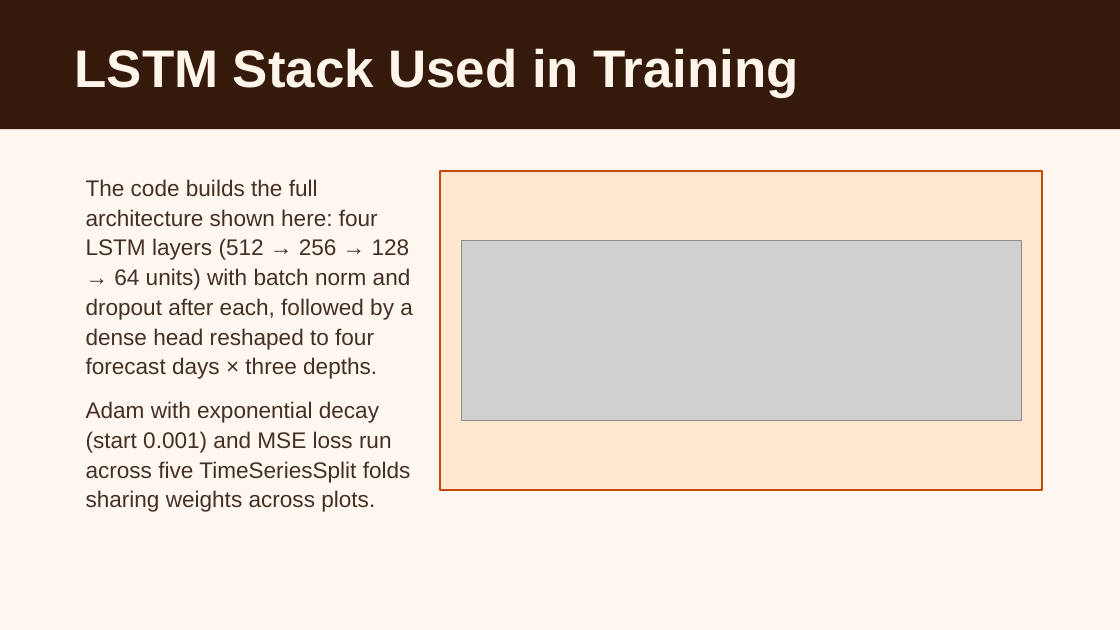
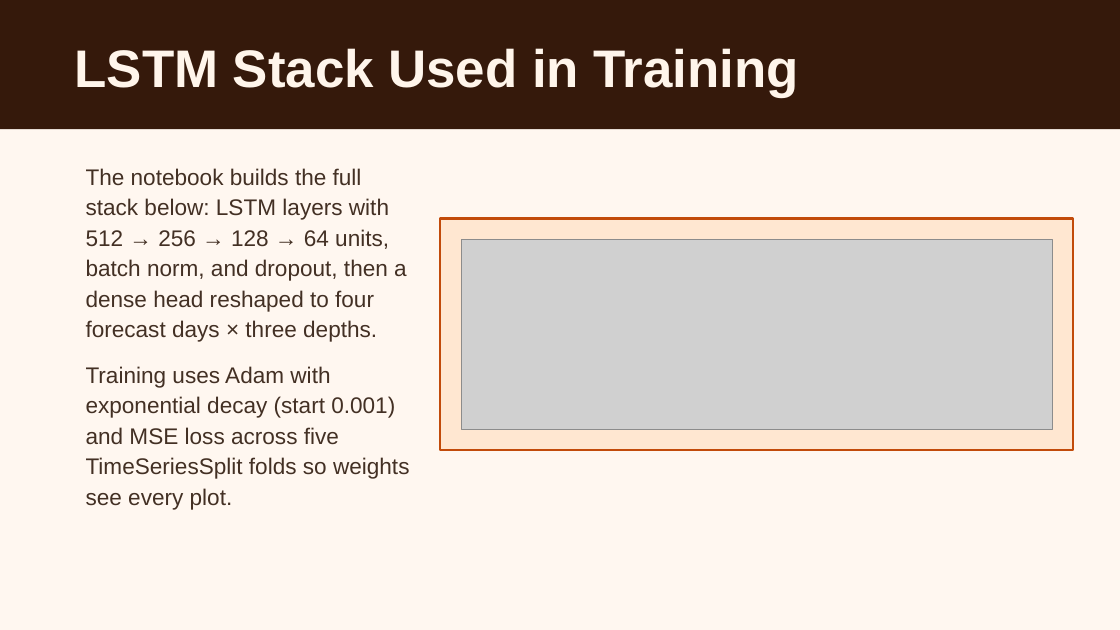
Before and after one commit to Bryan-Nsoh/slide-maker, a slide deck: slide 22 of workspace/presentations/eda-lstm-vwc-prediction.pptx. Drawn at 1120x630 pixels with LibreOffice and Linux fonts; fonts in the diff are those of the drawing; grey boxes stand for pictures. Boxes give left, top, right and bottom in pixels: in the first picture for what was removed or moved away, otherwise in the second. Text is boxed around its words. In the diff, an @@ line names an element or a change of style, - is before the commit and + after.

Commit message:
Replace tables with visuals and enlarge architecture diagram

```diff
--- a/workspace/presentations/eda-lstm-vwc-prediction.pptx
+++ b/workspace/presentations/eda-lstm-vwc-prediction.pptx
@@ text at (86, 168, 407, 342): text changed @@
-The code builds the full architecture shown here: four LSTM layers (512 → 256 → 128 → 64 units) with batch norm and dropout after each, followed by a dense head reshaped to four forecast days × three depths.
+The notebook builds the full stack below: LSTM layers with 512 → 256 → 128 → 64 units, batch norm, and dropout, then a dense head reshaped to four forecast days × three depths.
@@ rectangle: place and size @@
-rectangle at (440, 171, 1043, 491)
+rectangle at (440, 218, 1073, 450)
@@ picture: place and size @@
-picture at (461, 241, 1021, 421)
+picture at (461, 240, 1053, 430)
@@ text at (86, 366, 410, 510): text changed @@
-Adam with exponential decay (start 0.001) and MSE loss run across five TimeSeriesSplit folds sharing weights across plots.
+Training uses Adam with exponential decay (start 0.001) and MSE loss across five TimeSeriesSplit folds so weights see every plot.
```
Also in this commit, not shown: 2 other slides changed, 5 other files.
